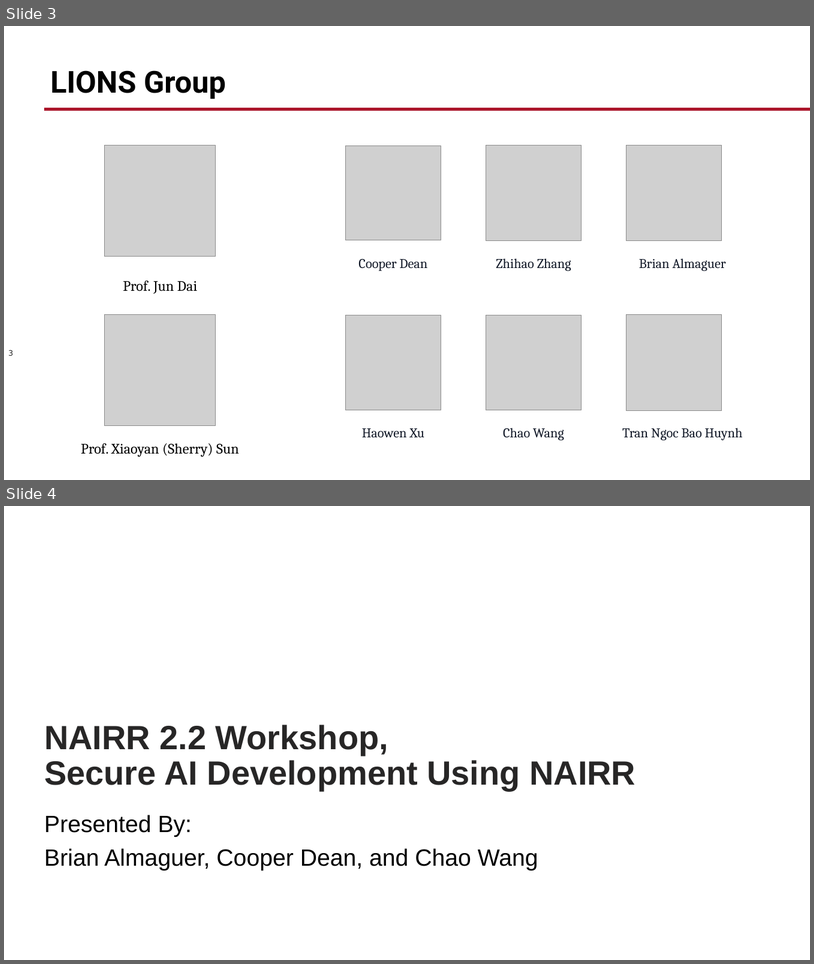
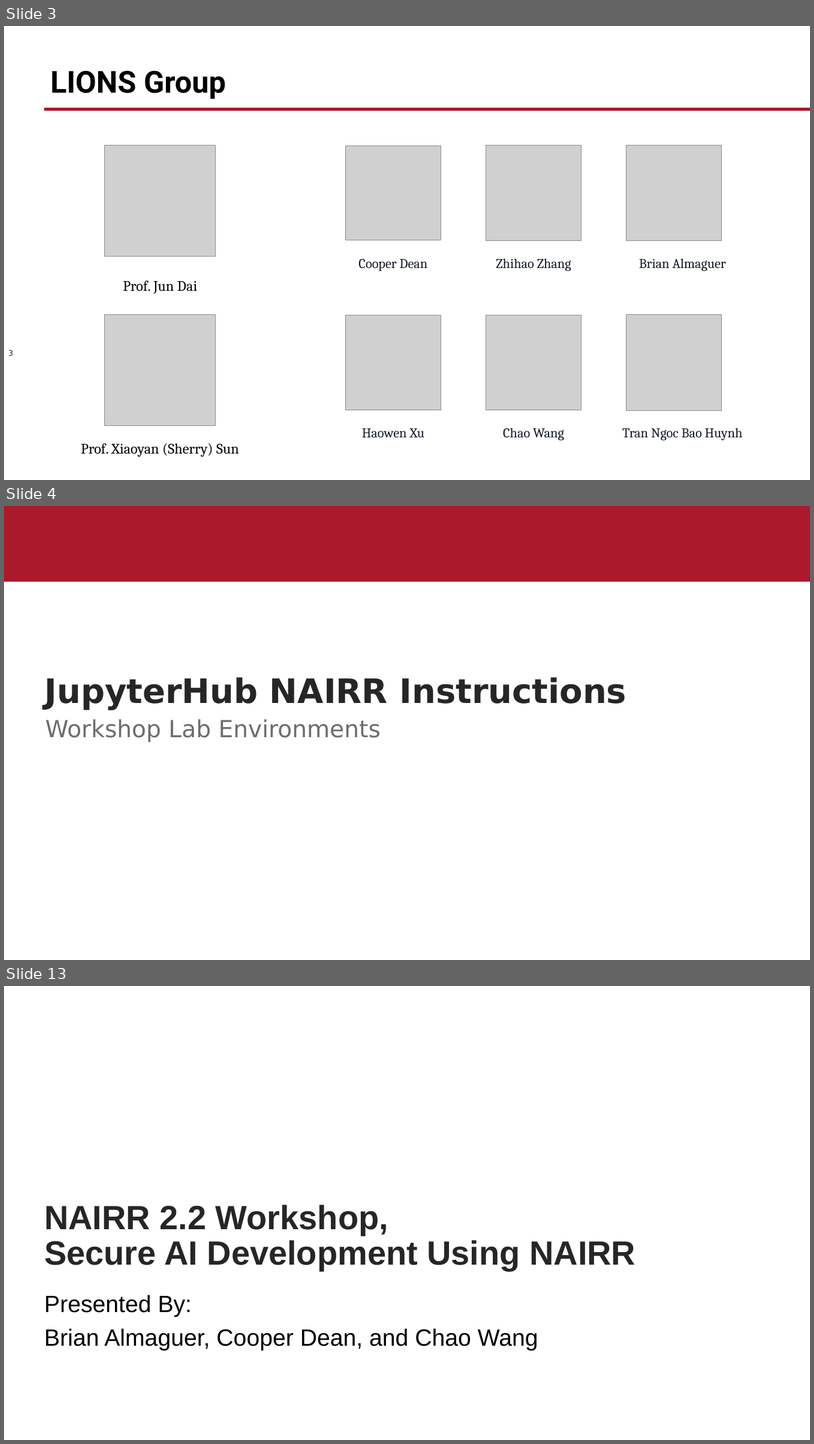
Before and after one commit to WPI-LIONS-Group/NAIRR-Workshops, a slide deck: 2.2/2.2 NAIRR Workshop.pptx. Shown one above the other, each under a label of ours: slides 3 and 4 before the commit, slides 3, 4 and 13 after it; the slides between them are not shown. The pictures are 814x964 and 814x1444 pixels, drawn with LibreOffice and Linux fonts; fonts in the diff are those of the drawing; grey boxes stand for pictures; background and template pictures are left out. Boxes give left, top, right and bottom in pixels: in the first picture for what was removed or moved away, otherwise in the second. Text is boxed around its words. In the diff, an @@ line names an element or a change of style, - is before the commit and + after.

```diff
--- a/2.2/2.2 NAIRR Workshop.pptx
+++ b/2.2/2.2 NAIRR Workshop.pptx
@@ slide 4 added at (4,506,810,960), background #FFFFFF @@
@@ rectangle added at (4,506,810,582), fill #AB192D @@
@@ title added at (44,677,627,709), 40 pt, text #262626, bold @@
+JupyterHub NAIRR Instructions
@@ text added at (45,719,381,742), 28 pt, text #6D6D6D @@
+Workshop Lab Environments
@@ what was slide 4 is now slide 13 @@
```
Also in this commit, not shown: 1 slide changed, 8 other slides added.
